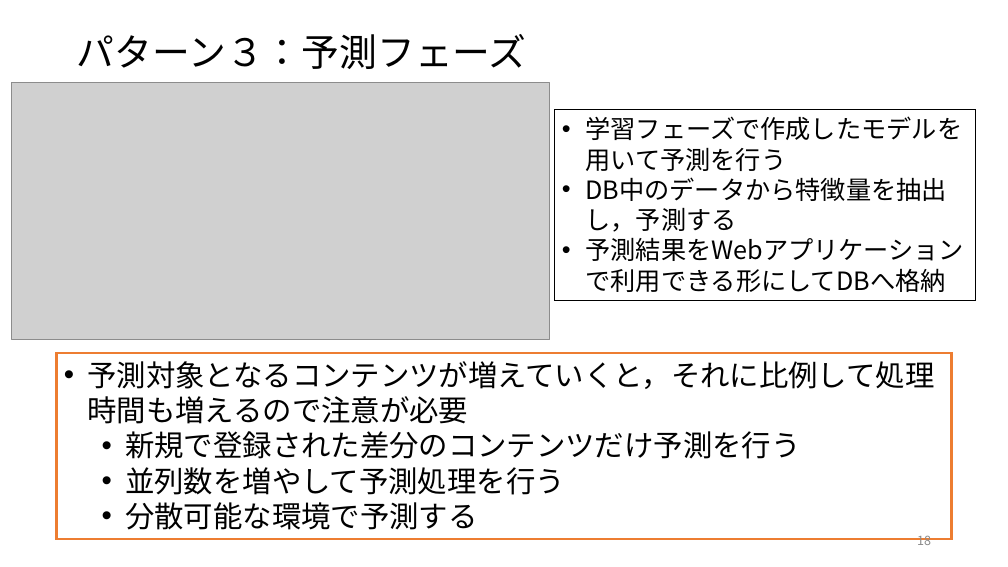
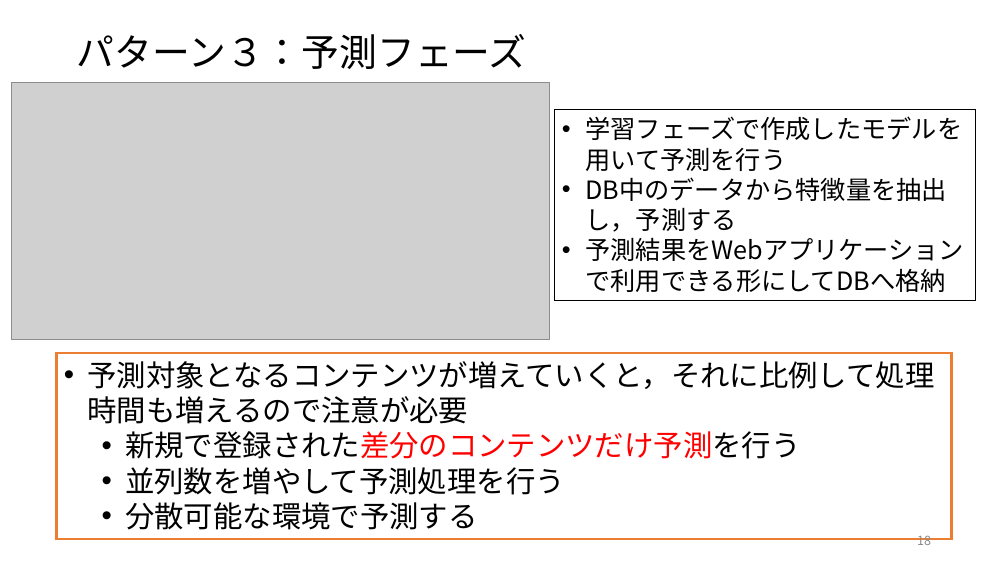
Before and after one commit to ryosuke-ku/Rinko, a slide deck: slide 18 of 仕事ではじめる機械学習第4章.pptx. Drawn at 1008x567 pixels with LibreOffice and Linux fonts; fonts in the diff are those of the drawing; grey boxes stand for pictures. Boxes give left, top, right and bottom in pixels: in the first picture for what was removed or moved away, otherwise in the second. Text is boxed around its words. In the diff, an @@ line names an element or a change of style, - is before the commit and + after.

```diff
--- a/仕事ではじめる機械学習第4章.pptx
+++ b/仕事ではじめる機械学習第4章.pptx
@@ text in rectangle at <box>125,431,800,459</box>: text colour #000000 to #FF0000 in "新規で登録された差分のコンテンツだけ予測を行う" @@
```
Also in this commit, not shown: 4 other slides changed, 2 other files.
